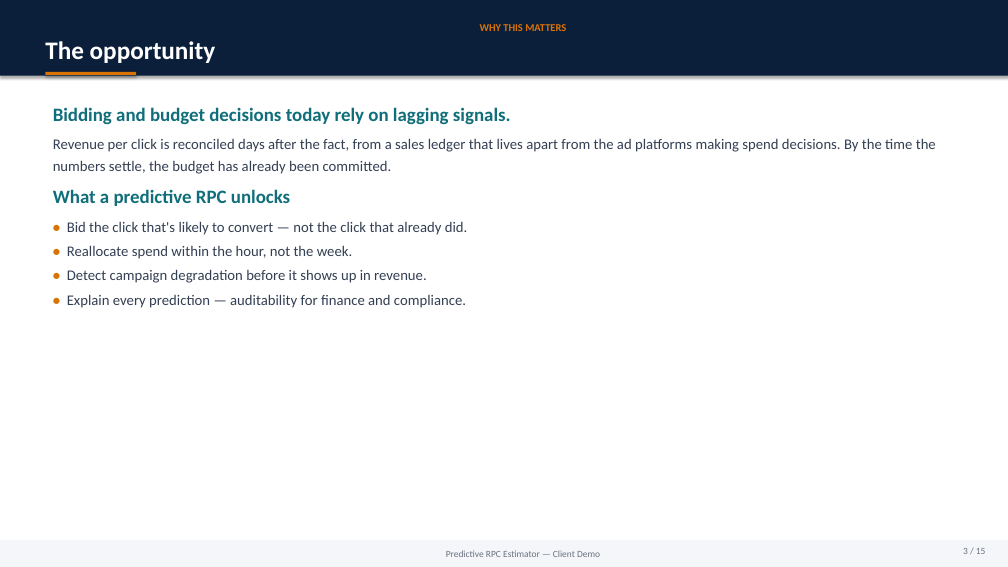
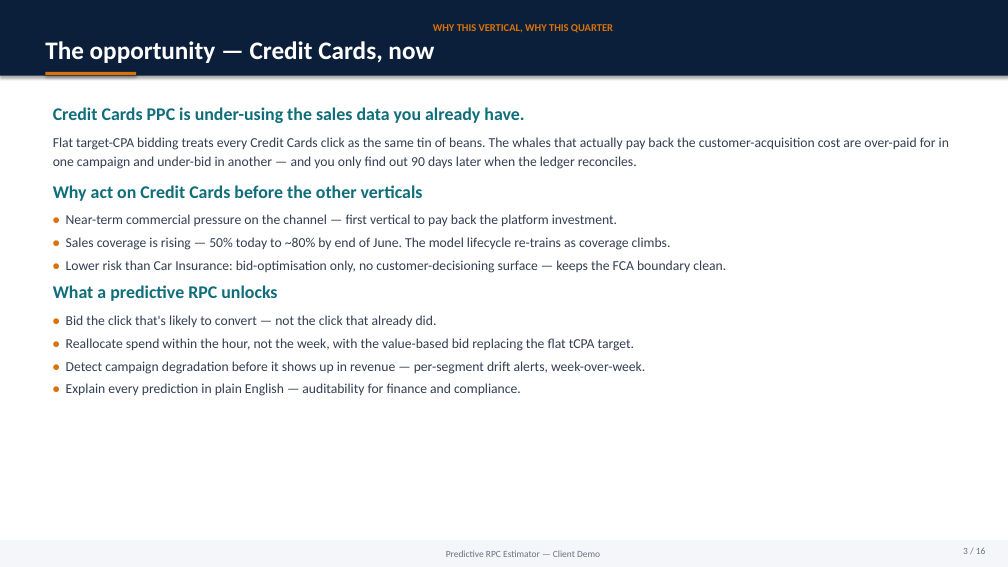
Before and after one commit to asmeyatsky-work/msm, a slide deck: slide 3 of docs/client-demo-deck.pptx. Drawn at 1008x567 pixels with LibreOffice and Linux fonts; fonts in the diff are those of the drawing. Boxes give left, top, right and bottom in pixels: in the first picture for what was removed or moved away, otherwise in the second. Text is boxed around its words. In the diff, an @@ line names an element or a change of style, - is before the commit and + after.

```diff
--- a/docs/client-demo-deck.pptx
+++ b/docs/client-demo-deck.pptx
@@ text in rectangle at <box>45,24,613,63</box>: text changed @@
-WHY THIS MATTERS
-The opportunity
+WHY THIS VERTICAL, WHY THIS QUARTER
+The opportunity — Credit Cards, now
@@ text at <box>53,107,949,273</box>: text changed; size 14 to 13 pt @@
-Bidding and budget decisions today rely on lagging signals.
-Revenue per click is reconciled days after the fact, from a sales ledger that lives apart from the ad platforms making spend decisions. By the time the numbers settle, the budget has already been committed.
+Credit Cards PPC is under-using the sales data you already have.
+Flat target-CPA bidding treats every Credit Cards click as the same tin of beans. The whales that actually pay back the customer-acquisition cost are over-paid for in one campaign and under-bid in another — and you only find out 90 days later when the ledger reconciles.
+Why act on Credit Cards before the other verticals
+• Near-term commercial pressure on the channel — first vertical to pay back the platform investment.
+• Sales coverage is rising — 50% today to ~80% by end of June. The model lifecycle re-trains as coverage climbs.
+• Lower risk than Car Insurance: bid-optimisation only, no customer-decisioning surface — keeps the FCA boundary clean.
@@ text at <box>53,285,437,327</box>: size 18 to 17 pt in "What a predictive RPC unlocks"; size 14 to 13 pt in "• Bid the click that's likely to ..." @@
@@ text at <box>66,338,645,396</box>: text changed; size 14 to 13 pt @@
-• Reallocate spend within the hour, not the week.
-• Detect campaign degradation before it shows up in revenue.
-• Explain every prediction — auditability for finance and compliance.
+• Reallocate spend within the hour, not the week, with the value-based bid replacing the flat tCPA target.
+• Detect campaign degradation before it shows up in revenue — per-segment drift alerts, week-over-week.
+• Explain every prediction in plain English — auditability for finance and compliance.
```
Also in this commit, not shown: 13 other slides changed, 1 slide added, 1 other file.
